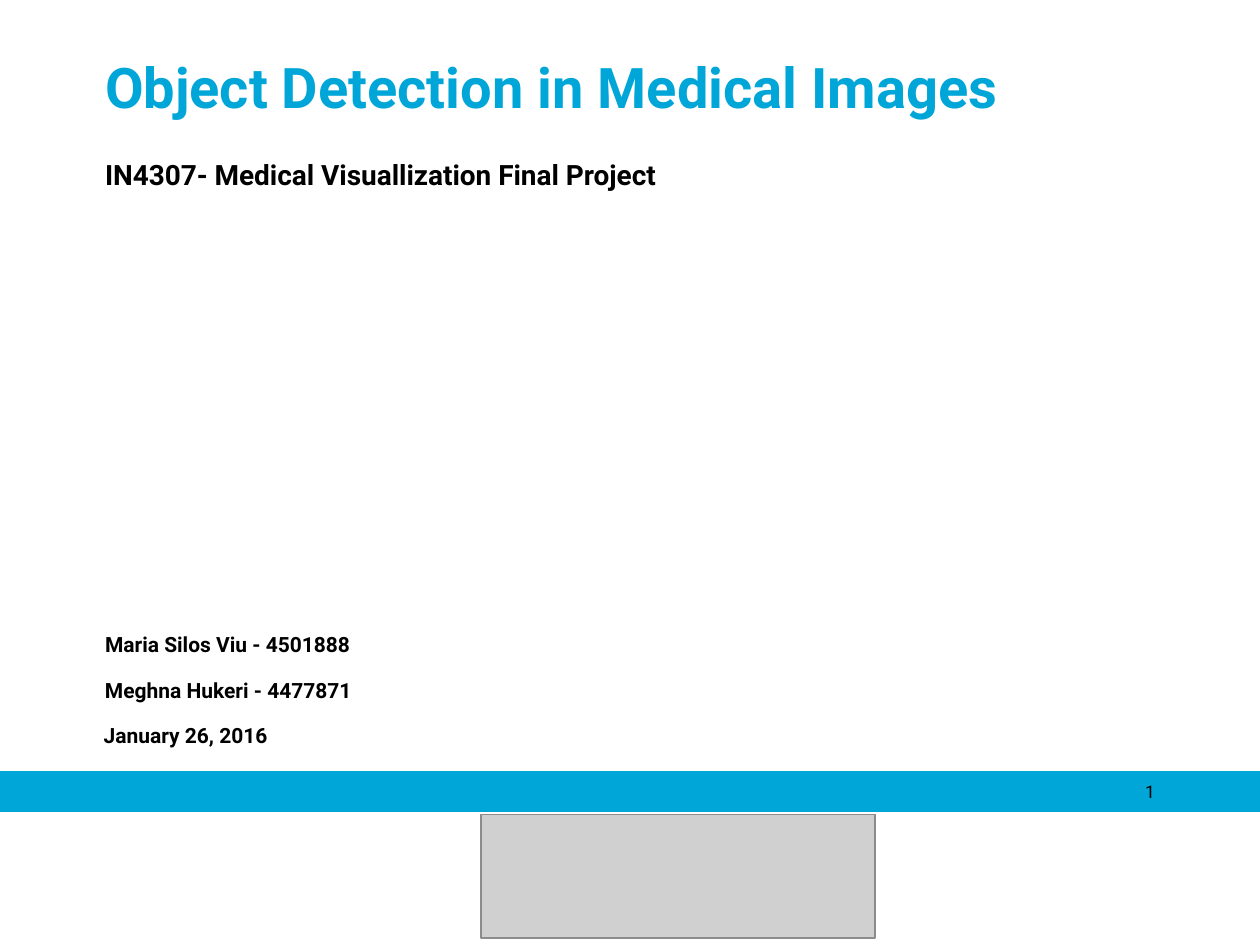
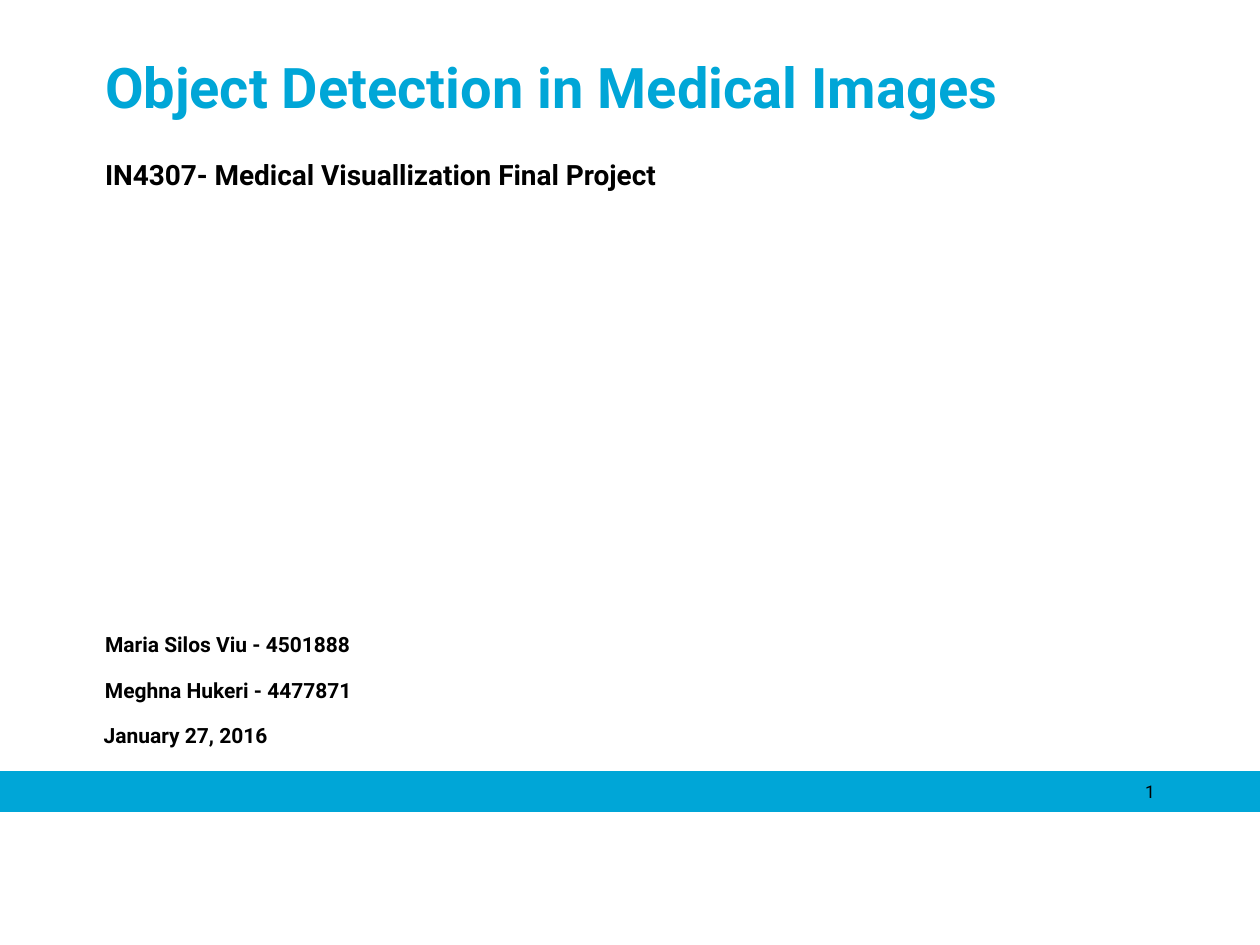
Before and after one commit to mariasv/MM_MedVis_Project, a slide deck: slide 1 of ppt/Object Detection in Medical Images_maria.pptx. Drawn at 1260x945 pixels with LibreOffice and Linux fonts; fonts in the diff are those of the drawing; grey boxes stand for pictures; background and template pictures are left out. Boxes give left, top, right and bottom in pixels: in the first picture for what was removed or moved away, otherwise in the second. Text is boxed around its words. In the diff, an @@ line names an element or a change of style, - is before the commit and + after.

```diff
--- a/ppt/Object Detection in Medical Images_maria.pptx
+++ b/ppt/Object Detection in Medical Images_maria.pptx
@@ text at (x1=104, y1=728, x2=267, y2=748): text changed @@
-January 26, 2016
+January 27, 2016
@@ picture removed at (x1=481, y1=815, x2=874, y2=939) @@
```
Also in this commit, not shown: 14 other slides changed, 2 slides added, 3 slides removed.
